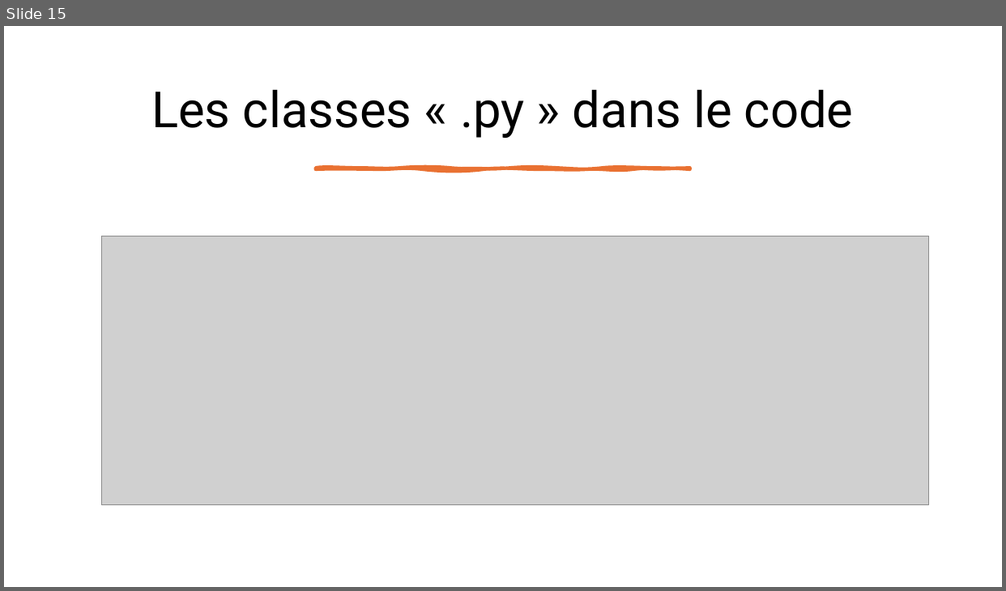
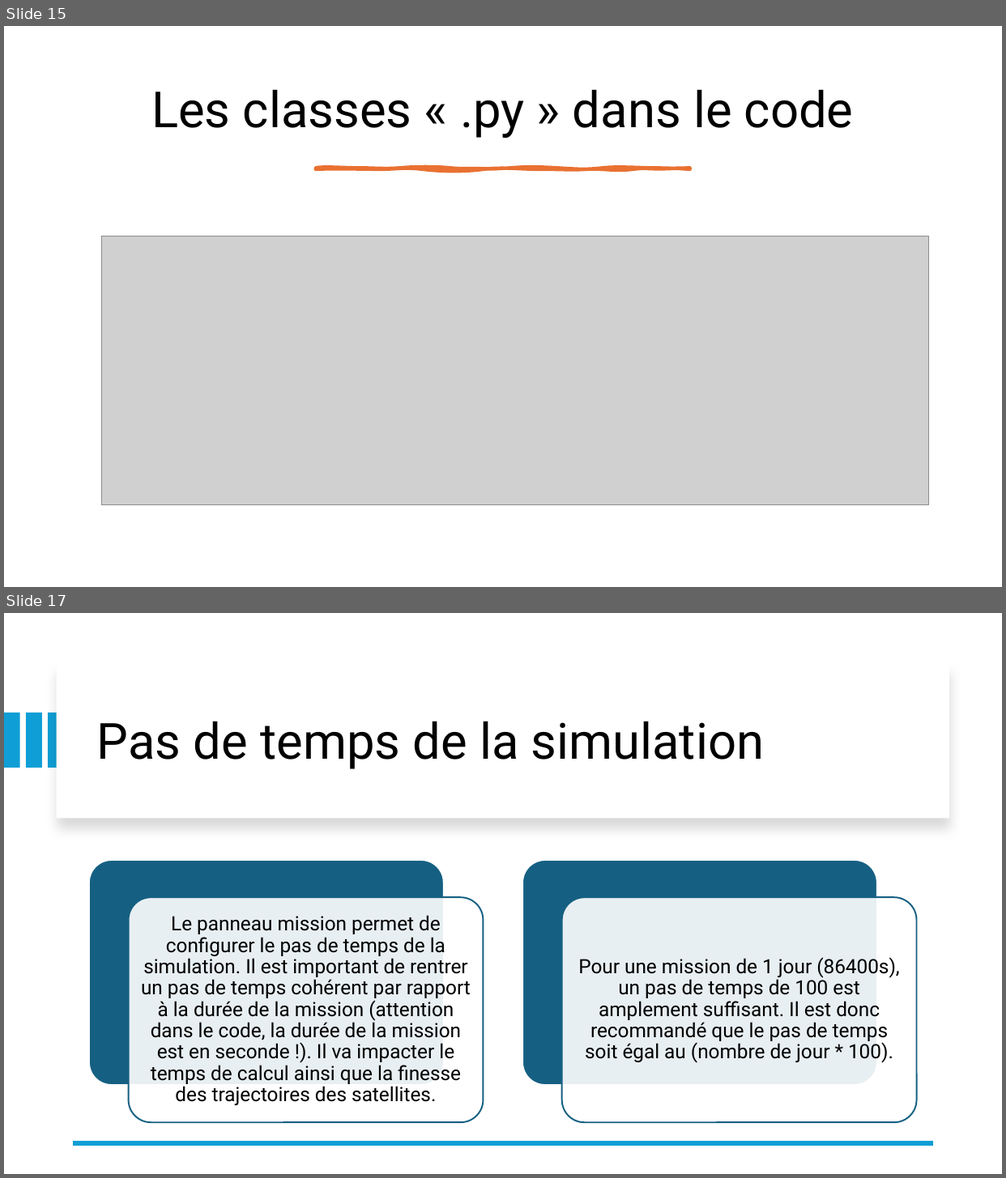
Before and after one commit to leoid3/EO_Tools, a slide deck: User guide.pptx. Shown one above the other, each under a label of ours: slide 15 before the commit, slides 15 and 17 after it; the slides between them are not shown. The pictures are 1006x591 and 1006x1178 pixels, drawn with LibreOffice and Linux fonts; fonts in the diff are those of the drawing; grey boxes stand for pictures. Boxes give left, top, right and bottom in pixels: in the first picture for what was removed or moved away, otherwise in the second. Text is boxed around its words. In the diff, an @@ line names an element or a change of style, - is before the commit and + after.

```diff
--- a/User guide.pptx
+++ b/User guide.pptx
@@ slide 17 added at (4,613,1002,1174), background #FFFFFF @@
@@ rectangle added at (57,663,949,818), fill #FFFFFF @@
@@ rectangle added at (4,713,19,768), fill #0F9ED5 @@
@@ rectangle added at (26,713,41,768), fill #0F9ED5 @@
@@ rectangle added at (49,713,64,768), fill #0F9ED5 @@
@@ title added at (97,721,764,769), 48 pt, text #000000 @@
+Pas de temps de la simulation
@@ group added at (89,860,917,1122): 4 rounded rectangles, 2 texts @@
+Le panneau mission permet de configurer le pas de temps de la simulation. Il est important de rentrer un pas de temps cohérent par rapport à la durée de la mission (attention dans le code, la durée de la mission est en seconde !). Il va impacter le temps de calcul ainsi que la finesse des trajectoires des satellites.
+Pour une mission de 1 jour (86400s), un pas de temps de 100 est amplement suffisant. Il est donc recommandé que le pas de temps soit égal au (nombre de jour * 100).
@@ line added from (934, 1144) to (73, 1144), #0F9ED5 4.5 pt @@
```
Also in this commit, not shown: 5 slides changed, 2 other slides added, 1 slide removed, 20 other files.
